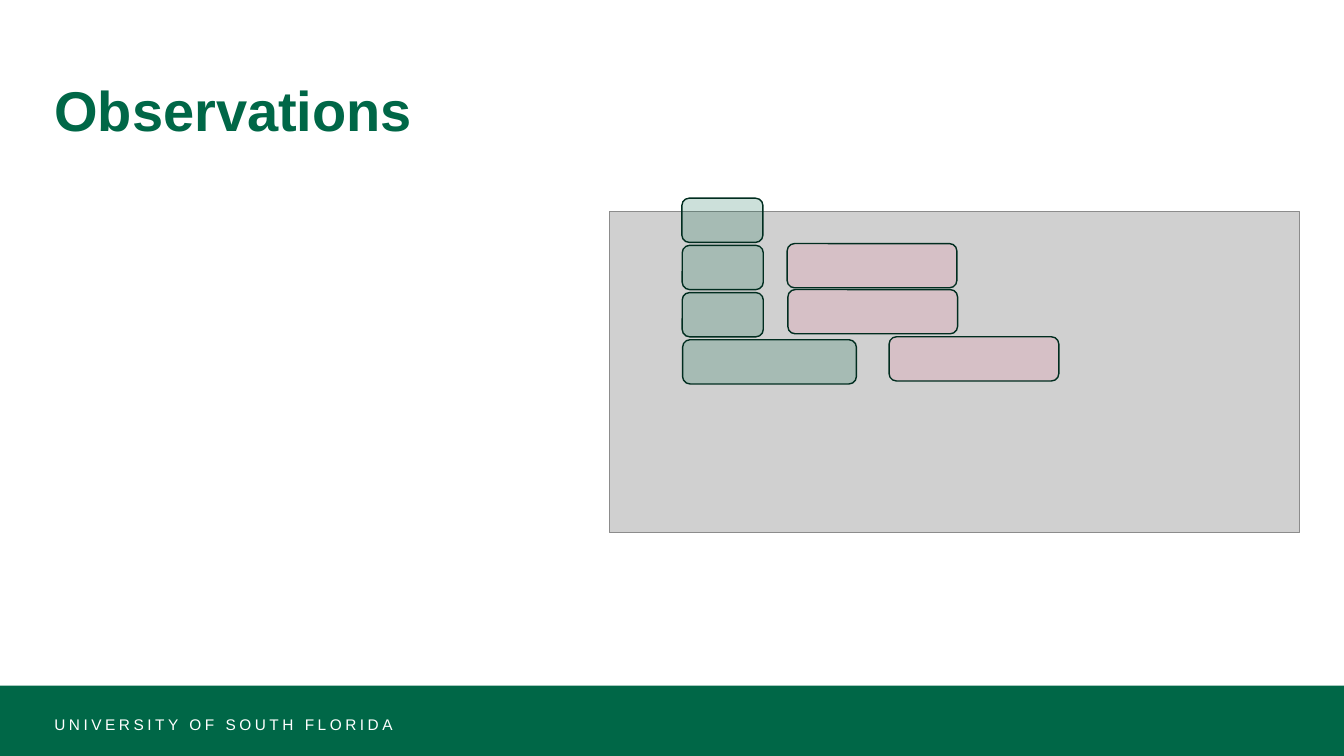
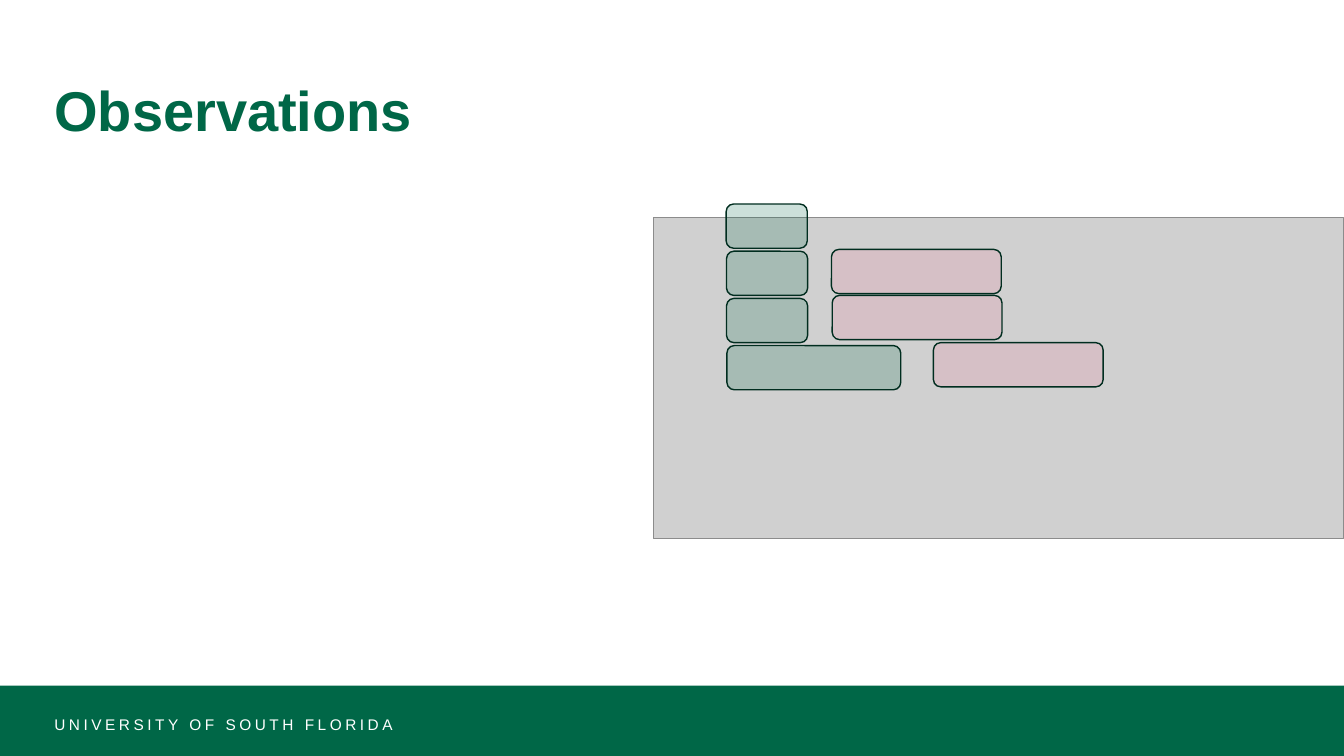
Before and after one commit to KS-AO-HUB/OS-Group-Project, a slide deck: slide 5 of catalan.pptx (slide 4 before the commit). Drawn at 1344x756 pixels with LibreOffice and Linux fonts; fonts in the diff are those of the drawing; grey boxes stand for pictures. Boxes give left, top, right and bottom in pixels: in the first picture for what was removed or moved away, otherwise in the second. Text is boxed around its words. In the diff, an @@ line names an element or a change of style, - is before the commit and + after.

```diff
--- a/catalan.pptx
+++ b/catalan.pptx
@@ 7 rounded rectangles, 1 picture: place and size @@
-7 rounded rectangles, 1 picture at [609, 199, 1300, 533]
+7 rounded rectangles, 1 picture at [653, 204, 1344, 539]
```
Also in this commit, not shown: 9 other slides changed, 1 slide added, 1 other file.
